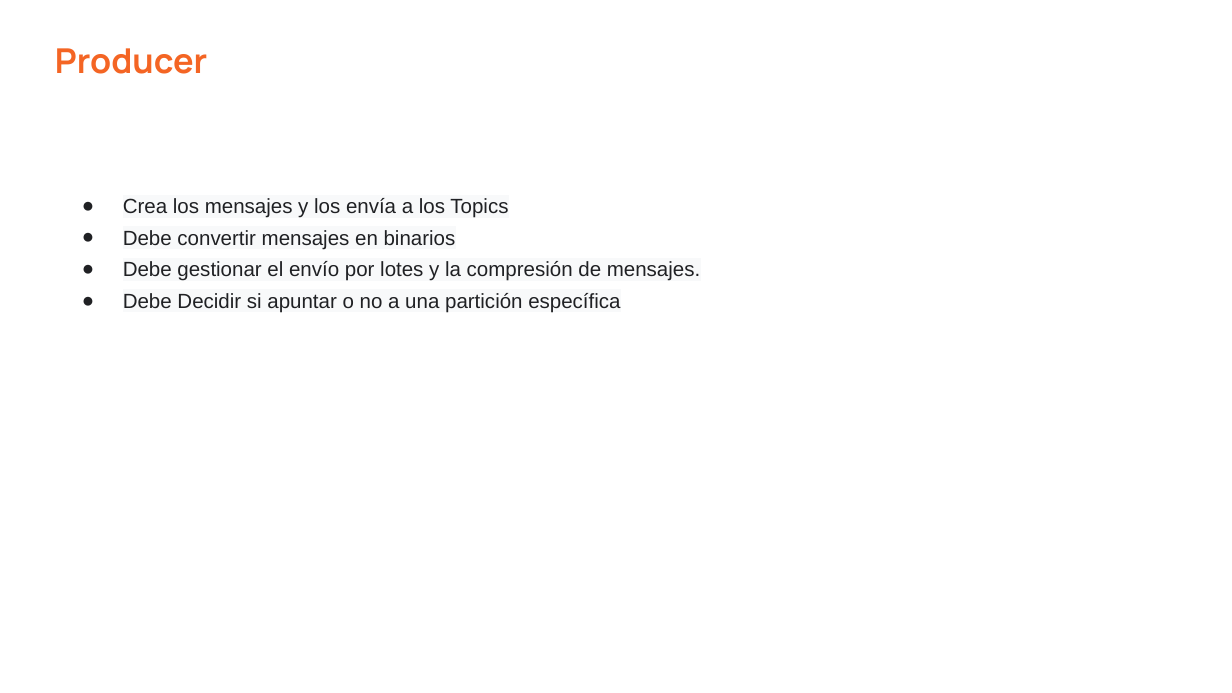
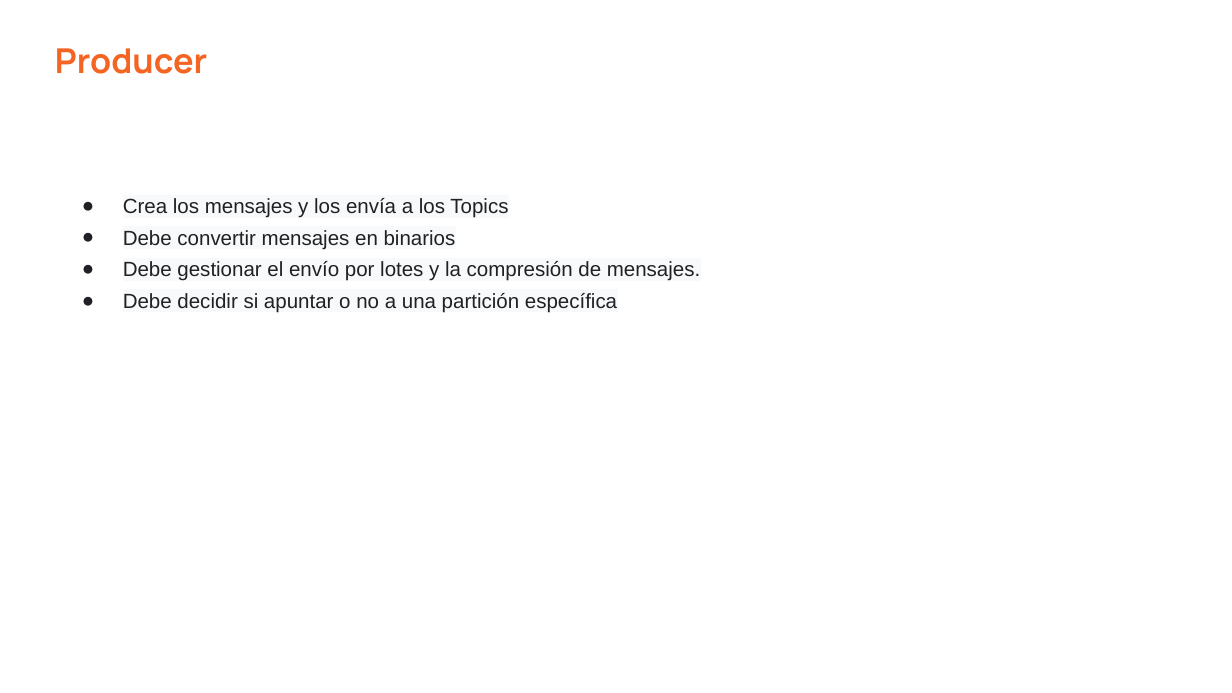
Before and after one commit to vass-engineering/101-kafka, a slide deck: slide 10 of docs/KafkaClients-Producer-Consumer.pptx. Drawn at 1232x693 pixels with LibreOffice and Linux fonts; fonts in the diff are those of the drawing. Boxes give left, top, right and bottom in pixels: in the first picture for what was removed or moved away, otherwise in the second. Text is boxed around its words. In the diff, an @@ line names an element or a change of style, - is before the commit and + after.

```diff
--- a/docs/KafkaClients-Producer-Consumer.pptx
+++ b/docs/KafkaClients-Producer-Consumer.pptx
@@ text at (123,293,617,313): text changed @@
-● Debe Decidir si apuntar o no a una partición específica
+● Debe decidir si apuntar o no a una partición específica
```
Also in this commit, not shown: 6 other slides changed.
